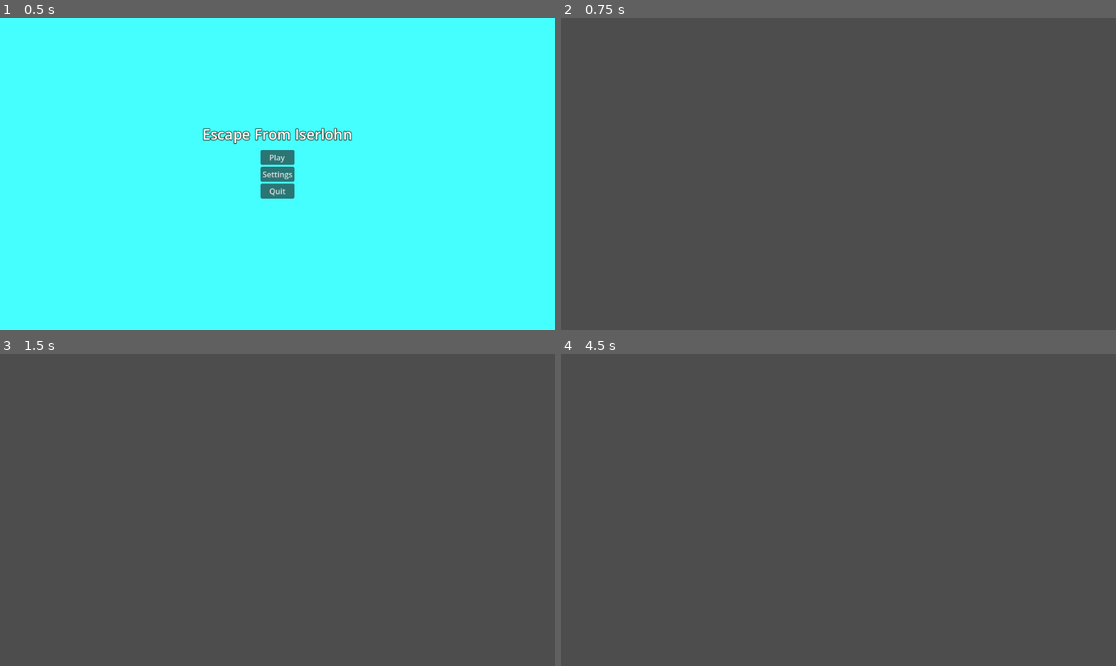
Above: before the commit, frames 1-4 (two rows, left to right).
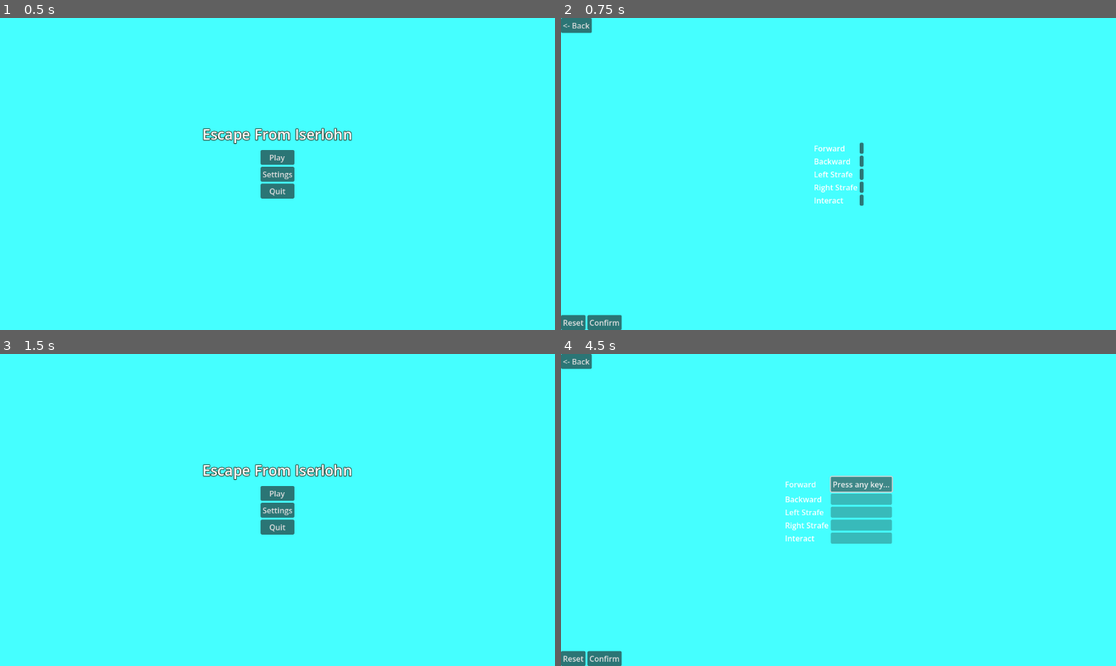
Above: after the commit, the same moments.

Repository: Raidiniom/EscapeFromIserlohn
Game: Godot game, scene res://scenes/ui/main_menu.tscn
Two runs of this game, one before a commit and one after it. Both use one fixed random seed, a clock stepped at 60 frames per second and the inputs below.
Inputs (mouse positions are in pixels of both pictures, inside the frame that each line leads up to):
- Up to frame 1 (0.5 s): no input
- Up to frame 2 (0.75 s): click "Settings" at 0.5 s
- Up to frame 3 (1.5 s): click (16, 360) at 1.25 s, where only the run after the commit has a clickable "<- Back"
- Up to frame 4 (4.5 s): click (838, 494) at 2 s, where only the run after the commit has a clickable "Play"; click (577, 360) at 2.75 s, where only the run after the commit has a clickable "<- Back"; click (838, 494) at 3.5 s, where only the run after the commit has a clickable "Play"; click (860, 485) at 4.27 s

Frame 1 is identical in both runs. In frame 2, 100% of the frame differs, in the area x 0-100%, y 0-100%; in frame 3, 100%; in frame 4, 100%.
Error after the commit: Invalid call. Nonexistent function 'get_keybind_string' in base 'Nil'. (res://scripts/ui/settings.gd:48)

Commit message:
Finished Adding a Duplicate Settings Scene and connecting it to Main Menu setting button

Diff:
--- /dev/null
+++ b/escape-from-iserlohn/scenes/ui/settings_menu.tscn
@@ -0,0 +1,109 @@
+[gd_scene format=3 uid="uid://cytymy4hyp4vt"]
+
+[ext_resource type="Script" uid="uid://bojme8cugmal6" path="res://scripts/ui/settings.gd" id="1_qwcqe"]
+
+[node name="Settings_Menu" type="Control" unique_id=618800622]
+layout_mode = 3
+anchors_preset = 15
+anchor_right = 1.0
+anchor_bottom = 1.0
+grow_horizontal = 2
+grow_vertical = 2
+script = ExtResource("1_qwcqe")
+
+[node name="ColorRect" type="ColorRect" parent="." unique_id=1479283948]
+layout_mode = 1
+anchors_preset = 15
+anchor_right = 1.0
+anchor_bottom = 1.0
+grow_horizontal = 2
+grow_vertical = 2
+color = Color(0.27058825, 1, 1, 1)
+
+[node name="Ribbon" type="HBoxContainer" parent="." unique_id=840565510]
+layout_mode = 1
+anchors_preset = 10
+anchor_right = 1.0
+offset_bottom = 31.0
+grow_horizontal = 2
+
+[node name="Back" type="Button" parent="Ribbon" unique_id=730481757]
+layout_mode = 2
+text = "<- Back"
+
+[node name="LabelContainer" type="GridContainer" parent="." unique_id=571944130]
+layout_mode = 1
+anchors_preset = 8
+anchor_left = 0.5
+anchor_top = 0.5
+anchor_right = 0.5
+anchor_bottom = 0.5
+offset_left = -51.5
+offset_top = -65.5
+offset_right = 51.5
+offset_bottom = 65.5
+grow_horizontal = 2
+grow_vertical = 2
+columns = 2
+
+[node name="Forward" type="Label" parent="LabelContainer" unique_id=1145238630]
+layout_mode = 2
+text = "Forward"
+
+[node name="Button" type="Button" parent="LabelContainer" unique_id=1276770336]
+layout_mode = 2
+
+[node name="Backward" type="Label" parent="LabelContainer" unique_id=765831262]
+layout_mode = 2
+text = "Backward"
+
+[node name="Button2" type="Button" parent="LabelContainer" unique_id=926200699]
+layout_mode = 2
+
+[node name="LeftStrafe" type="Label" parent="LabelContainer" unique_id=36876413]
+layout_mode = 2
+text = "Left Strafe"
+
+[node name="Button3" type="Button" parent="LabelContainer" unique_id=674942390]
+layout_mode = 2
+
+[node name="RightStrafe" type="Label" parent="LabelContainer" unique_id=1034706654]
+layout_mode = 2
+text = "Right Strafe"
+
+[node name="Button4" type="Button" parent="LabelContainer" unique_id=638792885]
+layout_mode = 2
+
+[node name="Interact" type="Label" parent="LabelContainer" unique_id=857600361]
+layout_mode = 2
+text = "Interact"
+
+[node name="Button5" type="Button" parent="LabelContainer" unique_id=388008169]
+layout_mode = 2
+
+[node name="Footer" type="HBoxContainer" parent="." unique_id=2067871002]
+layout_mode = 1
+anchors_preset = 12
+anchor_top = 1.0
+anchor_right = 1.0
+anchor_bottom = 1.0
+offset_top = -31.0
+grow_horizontal = 2
+grow_vertical = 0
+
+[node name="Reset" type="Button" parent="Footer" unique_id=1829043431]
+layout_mode = 2
+text = "Reset"
+
+[node name="Confirm" type="Button" parent="Footer" unique_id=1103131485]
+layout_mode = 2
+text = "Confirm"
+
+[connection signal="pressed" from="Ribbon/Back" to="." method="_on_back_pressed"]
+[connection signal="pressed" from="LabelContainer/Button" to="." method="_on_button_pressed"]
+[connection signal="pressed" from="LabelContainer/Button2" to="." method="_on_button_2_pressed"]
+[connection signal="pressed" from="LabelContainer/Button3" to="." method="_on_button_3_pressed"]
+[connection signal="pressed" from="LabelContainer/Button4" to="." method="_on_button_4_pressed"]
+[connection signal="pressed" from="LabelContainer/Button5" to="." method="_on_button_5_pressed"]
+[connection signal="pressed" from="Footer/Reset" to="." method="_on_reset_pressed"]
+[connection signal="pressed" from="Footer/Confirm" to="." method="_on_confirm_pressed"]
--- a/escape-from-iserlohn/scripts/ui/main_menu.gd
+++ b/escape-from-iserlohn/scripts/ui/main_menu.gd
@@ -12,7 +12,7 @@
 	get_tree().change_scene_to_file("res://scenes/game_world.tscn")
 
 func _on_settings_pressed() -> void:
-	get_tree().change_scene_to_file("res://scenes/ui/settings.tscn")
+	get_tree().change_scene_to_file("res://scenes/ui/settings_menu.tscn")
 
 func _on_quit_pressed() -> void:
 	get_tree().quit()
--- a/escape-from-iserlohn/scripts/ui/settings.gd
+++ b/escape-from-iserlohn/scripts/ui/settings.gd
@@ -20,8 +20,11 @@
 var waiting_for_action: String = ""
 
 func _ready():
-	PauseManager.settings_menu = self
-	hide()
+	if get_tree().paused:
+		PauseManager.settings_menu = self
+		hide()
+	else:
+		show()
 	# Map buttons to their actions
 	button_action_map = {
 		forward_button: "forward",
@@ -136,8 +139,10 @@
 	print("Settings reset to defaults!")
 
 func _on_back_pressed() -> void:
-	# Cancel keybind input
 	if waiting_for_action != "":
 		cancel_keybind_input()
 
-	PauseManager.back_to_pause()
+	if get_tree().paused:
+		PauseManager.back_to_pause()
+	else:
+		get_tree().change_scene_to_file("res://scenes/ui/main_menu.tscn")
Not shown, changed: escape-from-iserlohn/scripts/autoload/settings_manager.gd.uid
